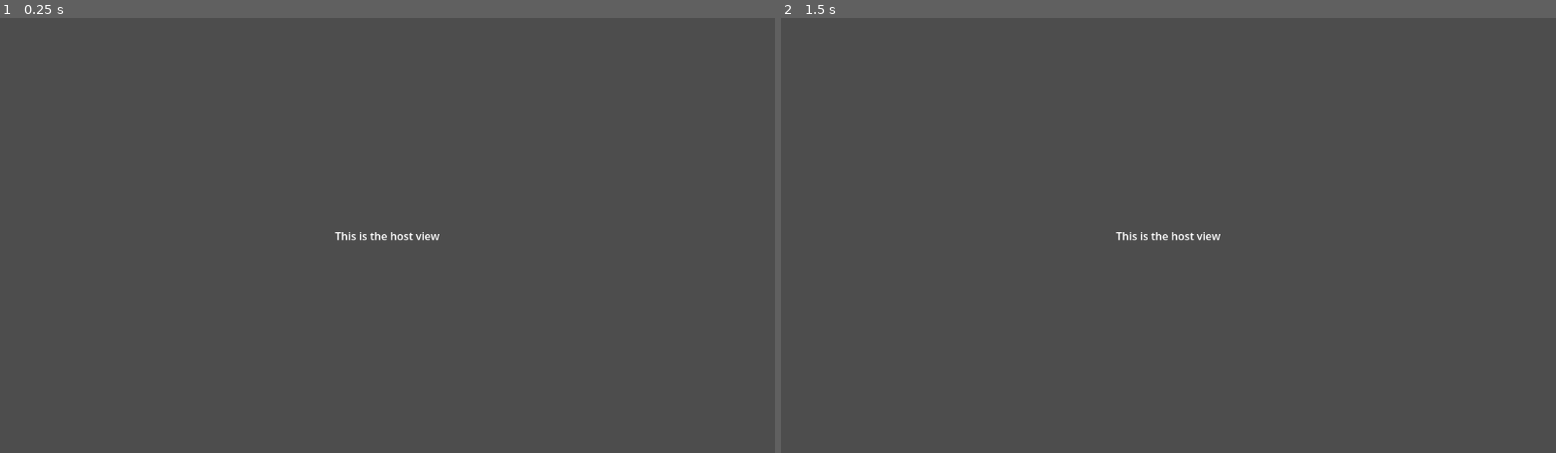
Above: before the commit, frames 1-2 (left to right).
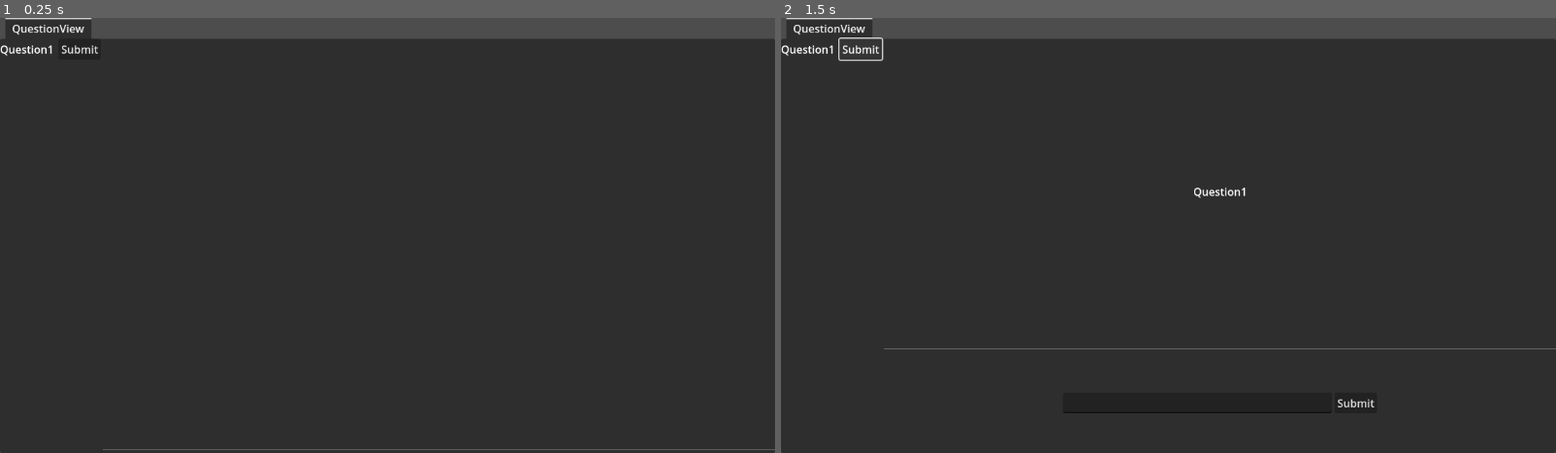
Above: after the commit, the same moments.

Repository: Klawneb/QuizzinMk3
Game: Godot game, scene res://Scenes/HostView/HostView.tscn
Same seed, same stepped clock (60 frames per second), same inputs: the game is played once before the commit and once after it. This scene is started directly instead of the project's main scene.
Inputs (mouse positions are in pixels of both pictures, inside the frame that each line leads up to):
- Up to frame 1 (0.25 s): no input
- Up to frame 2 (1.5 s): click (858, 48) at 0.5 s, where only the run after the commit has a clickable "Submit"; click (858, 48) at 1.25 s, where only the run after the commit has a clickable "Submit"

The runs differ from the first frame. In frame 1, 95% of the frame differs, in the area x 0-100%, y 0-100%; in frame 2, 95%.

Commit message:
add text question and answer

Diff:
--- /dev/null
+++ b/Assets/Resources/Fonts/MainText.tres
@@ -0,0 +1,4 @@
+[gd_resource type="LabelSettings" format=3 uid="uid://dp7x0wuxnkbpk"]
+
+[resource]
+font_size = 48
--- /dev/null
+++ b/Assets/Resources/ImageQuestion.gd
@@ -0,0 +1,2 @@
+extends Question
+class_name ImageQuestion
--- /dev/null
+++ b/Assets/Resources/Question.gd
@@ -0,0 +1,20 @@
+extends Resource
+class_name Question
+
+enum QuestionType {
+	TEXT,
+	IMAGE,
+	NONE
+}
+
+enum AnswerType {
+	TEXT,
+	NONE
+}
+
+@export var id: String
+@export var main_text: String
+@export var answer: String
+
+@export var question_type: QuestionType
+@export var answer_type: AnswerType
--- /dev/null
+++ b/Assets/Resources/Questions/Question1.tres
@@ -0,0 +1,13 @@
+[gd_resource type="Resource" script_class="Question" load_steps=3 format=3 uid="uid://guiuhoslgcme"]
+
+[ext_resource type="Script" path="res://Assets/Resources/Question.gd" id="1_0n7nb"]
+[ext_resource type="PackedScene" uid="uid://cnqa23kwpui2f" path="res://Scenes/Lobby/Lobby.tscn" id="1_vkahi"]
+
+[resource]
+script = ExtResource("1_0n7nb")
+id = "1"
+main_text = "Question1"
+answer = "ASsaasdasd"
+question_type = 0
+answer_type = 0
+scene = ExtResource("1_vkahi")
--- /dev/null
+++ b/Assets/Resources/TextQuestion.gd
@@ -0,0 +1,2 @@
+extends Question
+class_name TextQuestion
--- /dev/null
+++ b/Scenes/HostView/HostView.gd
@@ -0,0 +1,9 @@
+extends Control
+
+@onready var question_list: VBoxContainer = $TabContainer/QuestionView/HBoxContainer/HostSidePanel/QuestionList
+
+func _ready() -> void:
+	for question in QuestionManager.question_list:
+		var question_list_item = load("res://Scenes/HostView/QuestionListItem/QuestionListItem.tscn").instantiate()
+		question_list_item.init(question)
+		question_list.add_child(question_list_item)
--- a/Scenes/HostView/HostView.tscn
+++ b/Scenes/HostView/HostView.tscn
@@ -1,4 +1,7 @@
-[gd_scene format=3 uid="uid://52toeri0axy3"]
+[gd_scene load_steps=3 format=3 uid="uid://52toeri0axy3"]
+
+[ext_resource type="PackedScene" uid="uid://c4ixbxk43au8o" path="res://Scenes/QuestionView/QuestionView.tscn" id="1_8ifo2"]
+[ext_resource type="Script" path="res://Scenes/HostView/HostView.gd" id="1_q3u5m"]
 
 [node name="HostView" type="Control"]
 layout_mode = 3
@@ -7,18 +10,34 @@
 anchor_bottom = 1.0
 grow_horizontal = 2
 grow_vertical = 2
+script = ExtResource("1_q3u5m")
 
-[node name="Label" type="Label" parent="."]
+[node name="TabContainer" type="TabContainer" parent="."]
 layout_mode = 1
-anchors_preset = 8
-anchor_left = 0.5
-anchor_top = 0.5
-anchor_right = 0.5
-anchor_bottom = 0.5
-offset_left = -20.0
-offset_top = -11.5
-offset_right = 20.0
-offset_bottom = 11.5
+anchors_preset = 15
+anchor_right = 1.0
+anchor_bottom = 1.0
 grow_horizontal = 2
 grow_vertical = 2
-text = "This is the host view"
+
+[node name="QuestionView" type="Control" parent="TabContainer"]
+layout_mode = 2
+
+[node name="HBoxContainer" type="HBoxContainer" parent="TabContainer/QuestionView"]
+layout_mode = 1
+anchors_preset = 15
+anchor_right = 1.0
+anchor_bottom = 1.0
+grow_horizontal = 2
+grow_vertical = 2
+
+[node name="HostSidePanel" type="VBoxContainer" parent="TabContainer/QuestionView/HBoxContainer"]
+custom_minimum_size = Vector2(150, 0)
+layout_mode = 2
+
+[node name="QuestionList" type="VBoxContainer" parent="TabContainer/QuestionView/HBoxContainer/HostSidePanel"]
+layout_mode = 2
+
+[node name="QuestionView" parent="TabContainer/QuestionView/HBoxContainer" instance=ExtResource("1_8ifo2")]
+layout_mode = 2
+size_flags_horizontal = 3
--- /dev/null
+++ b/Scenes/HostView/QuestionListItem/QuestionListItem.gd
@@ -0,0 +1,15 @@
+extends HBoxContainer
+
+@onready var question_text: Label = $QuestionText
+@onready var submit_button: Button = $SubmitButton
+
+var question: Question
+
+func _ready() -> void:
+	question_text.text = question.main_text
+
+func init(question: Question):
+	self.question = question
+
+func _on_submit_button_pressed() -> void:
+	QuestionManager.emit_load_question.rpc(inst_to_dict(question))
--- /dev/null
+++ b/Scenes/HostView/QuestionListItem/QuestionListItem.tscn
@@ -0,0 +1,21 @@
+[gd_scene load_steps=2 format=3 uid="uid://ckjanx7inxds4"]
+
+[ext_resource type="Script" path="res://Scenes/HostView/QuestionListItem/QuestionListItem.gd" id="1_vktlg"]
+
+[node name="QuestionListItem" type="HBoxContainer"]
+anchors_preset = 15
+anchor_right = 1.0
+anchor_bottom = 1.0
+grow_horizontal = 2
+grow_vertical = 2
+script = ExtResource("1_vktlg")
+
+[node name="QuestionText" type="Label" parent="."]
+layout_mode = 2
+size_flags_horizontal = 3
+
+[node name="SubmitButton" type="Button" parent="."]
+layout_mode = 2
+text = "Submit"
+
+[connection signal="pressed" from="SubmitButton" to="." method="_on_submit_button_pressed"]
--- /dev/null
+++ b/Scenes/QuestionView/AnswerText/AnswerText.gd
@@ -0,0 +1,7 @@
+extends QuestionBase
+
+@onready var answer_input: LineEdit = $InputContainer/AnswerInput
+
+
+func _on_submit_button_pressed() -> void:
+	AnswerManager.add_answer.rpc_id(1, question.id, Utils.personal_id, answer_input.text)
--- /dev/null
+++ b/Scenes/QuestionView/AnswerText/AnswerText.tscn
@@ -0,0 +1,35 @@
+[gd_scene load_steps=2 format=3 uid="uid://dq6e7iml8jk2n"]
+
+[ext_resource type="Script" path="res://Scenes/QuestionView/AnswerText/AnswerText.gd" id="1_pxv3a"]
+
+[node name="AnswerText" type="Control"]
+custom_minimum_size = Vector2(0, 150)
+layout_mode = 3
+anchors_preset = 15
+anchor_right = 1.0
+anchor_bottom = 1.0
+grow_horizontal = 2
+grow_vertical = 2
+size_flags_horizontal = 3
+size_flags_vertical = 3
+script = ExtResource("1_pxv3a")
+
+[node name="InputContainer" type="HBoxContainer" parent="."]
+layout_mode = 1
+anchors_preset = 14
+anchor_top = 0.5
+anchor_right = 1.0
+anchor_bottom = 0.5
+grow_horizontal = 2
+grow_vertical = 2
+alignment = 1
+
+[node name="AnswerInput" type="LineEdit" parent="InputContainer"]
+custom_minimum_size = Vector2(400, 0)
+layout_mode = 2
+
+[node name="SubmitButton" type="Button" parent="InputContainer"]
+layout_mode = 2
+text = "Submit"
+
+[connection signal="pressed" from="InputContainer/SubmitButton" to="." method="_on_submit_button_pressed"]
--- /dev/null
+++ b/Scenes/QuestionView/QuestionBase.gd
@@ -0,0 +1,7 @@
+extends Control
+class_name QuestionBase
+
+var question: Question
+
+func init(question: Question) -> void:
+	self.question = question
--- /dev/null
+++ b/Scenes/QuestionView/QuestionText/QuestionText.gd
@@ -0,0 +1,6 @@
+extends QuestionBase
+
+@onready var main_text: Label = $VBoxContainer/MainText
+
+func _ready() -> void:
+	main_text.text = question.main_text
--- /dev/null
+++ b/Scenes/QuestionView/QuestionText/QuestionText.tscn
@@ -0,0 +1,27 @@
+[gd_scene load_steps=2 format=3 uid="uid://blhj6mb25bjeg"]
+
+[ext_resource type="Script" path="res://Scenes/QuestionView/QuestionText/QuestionText.gd" id="1_lt8su"]
+
+[node name="QuestionText" type="Control"]
+layout_mode = 3
+anchors_preset = 15
+anchor_right = 1.0
+anchor_bottom = 1.0
+grow_horizontal = 2
+grow_vertical = 2
+size_flags_horizontal = 3
+size_flags_vertical = 3
+script = ExtResource("1_lt8su")
+
+[node name="VBoxContainer" type="VBoxContainer" parent="."]
+layout_mode = 1
+anchors_preset = 15
+anchor_right = 1.0
+anchor_bottom = 1.0
+grow_horizontal = 2
+grow_vertical = 2
+alignment = 1
+
+[node name="MainText" type="Label" parent="VBoxContainer"]
+layout_mode = 2
+horizontal_alignment = 1
--- /dev/null
+++ b/Scenes/QuestionView/QuestionView.gd
@@ -0,0 +1,29 @@
+extends Control
+
+@onready var question_container: BoxContainer = %QuestionContainer
+@onready var answer_container: BoxContainer = %AnswerContainer
+
+var QuestionScenes = {
+	Question.QuestionType.TEXT: "res://Scenes/QuestionView/QuestionText/QuestionText.tscn"
+}
+
+var AnswerScenes = {
+	Question.AnswerType.TEXT: "res://Scenes/QuestionView/AnswerText/AnswerText.tscn"
+}
+
+func _ready() -> void:
+	QuestionManager.question_load.connect(on_question_load)
+
+func on_question_load(question: Question) -> void:
+	Utils.remove_all_children(question_container)
+	Utils.remove_all_children(answer_container)
+
+	if question.question_type != Question.QuestionType.NONE:
+		var question_node = load(QuestionScenes[question.question_type]).instantiate()
+		question_node.init(question)
+		question_container.add_child(question_node)
+
+	if question.answer_type != Question.AnswerType.NONE:
+		var answer_node = load(AnswerScenes[question.answer_type]).instantiate()
+		answer_node.init(question)
+		answer_container.add_child(answer_node)
--- a/Scenes/QuestionView/QuestionView.tscn
+++ b/Scenes/QuestionView/QuestionView.tscn
@@ -1,4 +1,6 @@
-[gd_scene format=3 uid="uid://c4ixbxk43au8o"]
+[gd_scene load_steps=2 format=3 uid="uid://c4ixbxk43au8o"]
+
+[ext_resource type="Script" path="res://Scenes/QuestionView/QuestionView.gd" id="1_5fwhg"]
 
 [node name="QuestionView" type="Control"]
 layout_mode = 3
@@ -7,18 +9,24 @@
 anchor_bottom = 1.0
 grow_horizontal = 2
 grow_vertical = 2
+script = ExtResource("1_5fwhg")
 
-[node name="Label" type="Label" parent="."]
+[node name="VBoxContainer" type="VBoxContainer" parent="."]
 layout_mode = 1
-anchors_preset = 8
-anchor_left = 0.5
-anchor_top = 0.5
-anchor_right = 0.5
-anchor_bottom = 0.5
-offset_left = -20.0
-offset_top = -11.5
-offset_right = 20.0
-offset_bottom = 11.5
+anchors_preset = 15
+anchor_right = 1.0
+anchor_bottom = 1.0
 grow_horizontal = 2
 grow_vertical = 2
-text = "This is the question view"
+
+[node name="QuestionContainer" type="BoxContainer" parent="VBoxContainer"]
+unique_name_in_owner = true
+layout_mode = 2
+size_flags_vertical = 3
+
+[node name="HSeparator" type="HSeparator" parent="VBoxContainer"]
+layout_mode = 2
+
+[node name="AnswerContainer" type="BoxContainer" parent="VBoxContainer"]
+unique_name_in_owner = true
+layout_mode = 2
--- /dev/null
+++ b/Scripts/Autoload/AnswerManager.gd
@@ -0,0 +1,16 @@
+extends Node
+
+var answers = {}
+
+signal answers_updated
+
+@rpc("any_peer", "call_remote", "reliable")
+func add_answer(question_id: String, personal_id: String, answer: String):
+	if not answers.has(question_id):
+		answers[question_id] = {}
+
+	answers[question_id][personal_id] = answer
+	answers_updated.emit()
+
+	if is_multiplayer_authority():
+		add_answer.rpc_id(multiplayer.get_remote_sender_id(), question_id, personal_id, answer)
--- /dev/null
+++ b/Scripts/Autoload/QuestionManager.gd
@@ -0,0 +1,19 @@
+extends Node
+
+@onready var question_list: Array = load_question_list() as Array[Question]
+
+signal question_load
+
+func load_question_list() -> Array:
+	var questions: Array = []
+	var question_dir = DirAccess.open("res://Assets/Resources/Questions/")
+	for file in question_dir.get_files():
+		questions.append(load("res://Assets/Resources/Questions/" + file))
+
+	return questions
+
+#Broadcast the question to load to everyone
+@rpc("authority", "call_local", "reliable")
+func emit_load_question(question_dict: Dictionary):
+	var question = dict_to_inst(question_dict) as Question
+	question_load.emit(question)
--- a/main.gd
+++ b/main.gd
@@ -2,13 +2,19 @@
 
 @onready var debug_menu: Window = $DebugMenu
 @onready var user_list: RichTextLabel = $DebugMenu/TabContainer/UserList
+@onready var answer_list: RichTextLabel = $DebugMenu/TabContainer/AnswerList
 
 func _ready() -> void:
 	UserManager.user_list_updated.connect(update_user_list)
+	AnswerManager.answers_updated.connect(update_answer_list)
 	update_user_list()
+	update_answer_list()
 
 func _on_debug_button_pressed() -> void:
 	debug_menu.visible = !debug_menu.visible
 
 func update_user_list():
 	user_list.text = var_to_str(UserManager.user_list)
+
+func update_answer_list():
+	answer_list.text = var_to_str(AnswerManager.answers)
--- a/main.tscn
+++ b/main.tscn
@@ -25,6 +25,10 @@
 [node name="UserList" type="RichTextLabel" parent="DebugMenu/TabContainer"]
 layout_mode = 2
 
+[node name="AnswerList" type="RichTextLabel" parent="DebugMenu/TabContainer"]
+visible = false
+layout_mode = 2
+
 [node name="DebugButton" type="Button" parent="."]
 anchors_preset = 3
 anchor_left = 1.0
--- a/project.godot
+++ b/project.godot
@@ -21,6 +21,8 @@
 Utils="*res://Scripts/Autoload/Utils.gd"
 NetworkManager="*res://Scripts/Autoload/NetworkManager.gd"
 UserManager="*res://Scripts/Autoload/UserManager.gd"
+QuestionManager="*res://Scripts/Autoload/QuestionManager.gd"
+AnswerManager="*res://Scripts/Autoload/AnswerManager.gd"
 
 [debug]
 
